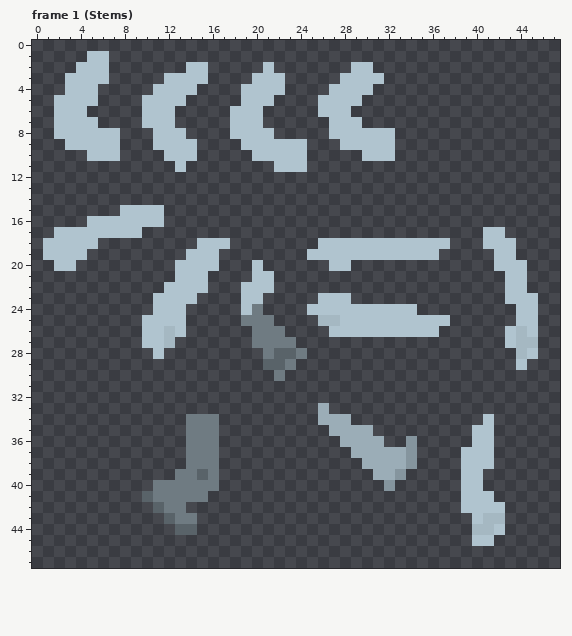
One commit to this pixel-art file: images_src/DefaultBody.aseprite. The picture above is the old version.
48x48 pixels, 33 frames. Shown: frame 1 (Stems). The commit also changed other frames, which this record leaves out.
The same view after the edit:
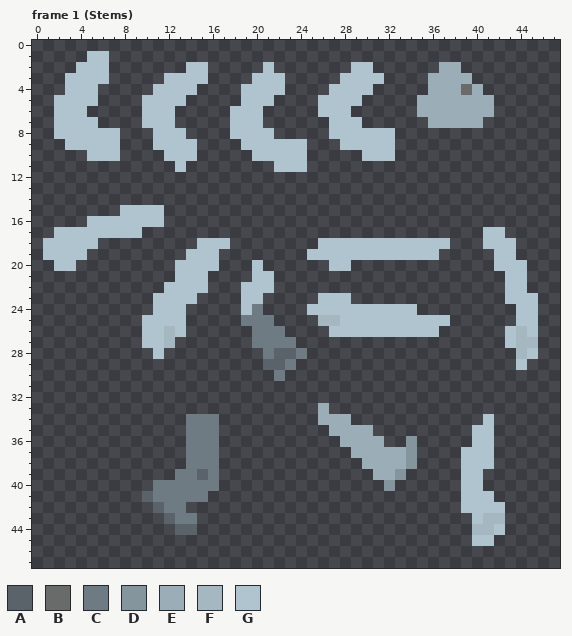
Palette (. is transparent): A #596369  B #696a6a  C #6f7b82  D #85959e  E #9badb7  F #a5b8c2  G #b0c4cf
Diff:
{"change": "layer \"Mid\" now shown"}
{"where": "frame 1 (Stems), layer \"Mid\""}
{"frame":1,"y":2,"x":37,"old":"..","new":"EE"}
{"frame":1,"y":3,"x":36,"old":"....","new":"EEEE"}
{"frame":1,"y":4,"x":36,"old":".....","new":"EEEBE"}
{"frame":1,"y":5,"x":35,"old":".......","new":"EEEEEEE"}
{"frame":1,"y":6,"x":35,"old":".......","new":"EEEEEEE"}
{"frame":1,"y":7,"x":36,"old":".....","new":"EEEEE"}
